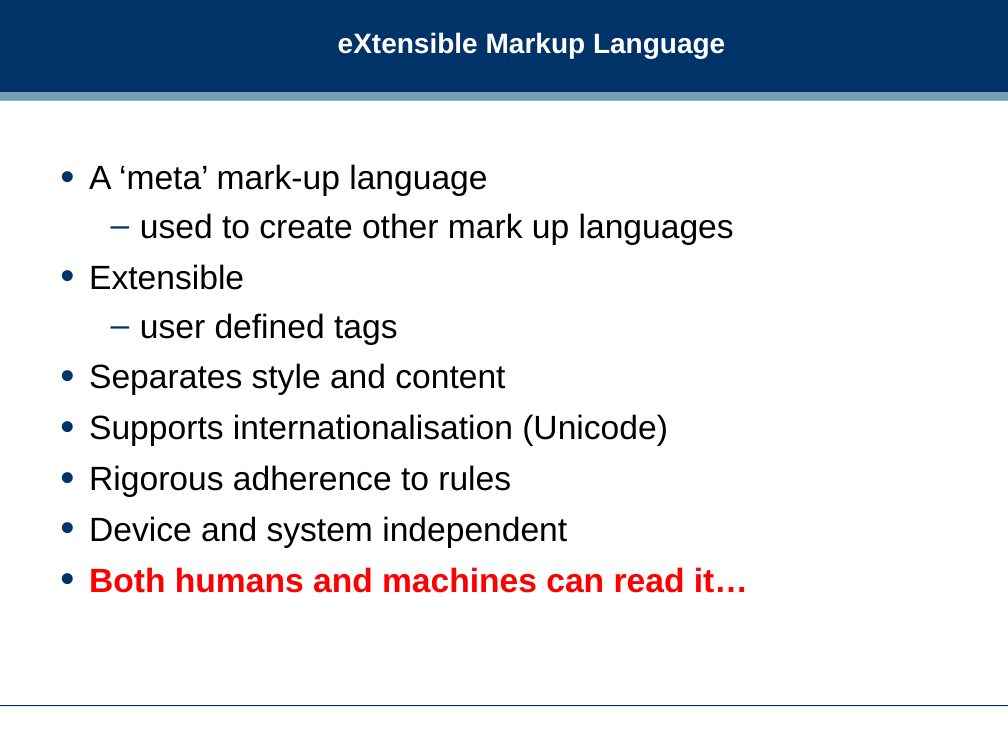
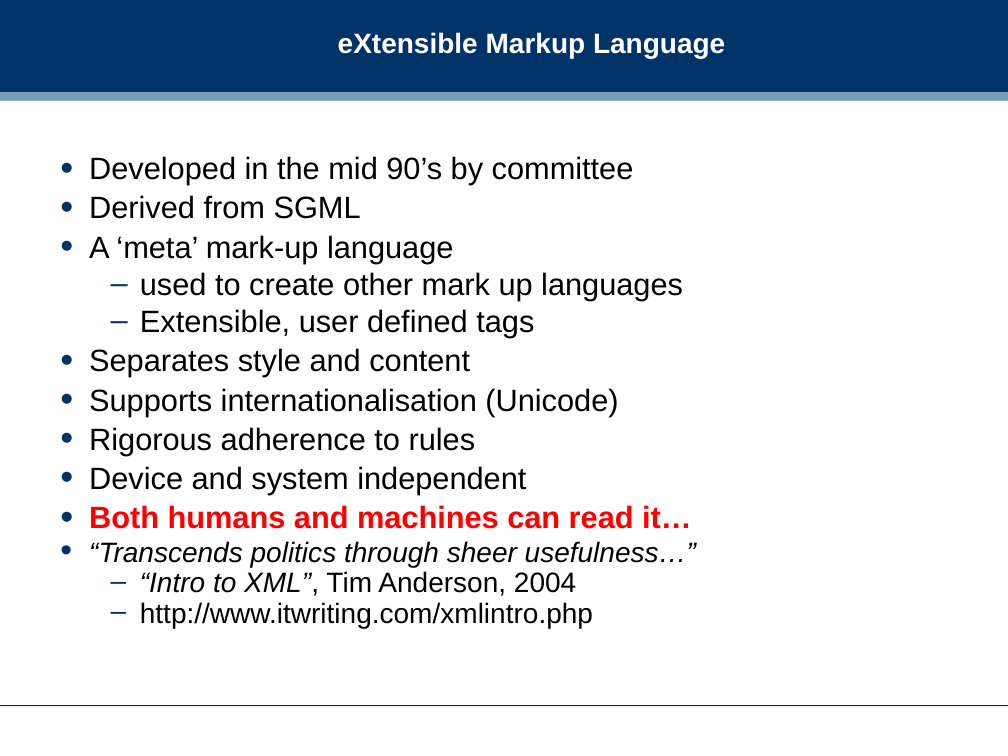
Before and after one commit to dreamind/ix, a slide deck: slide 7 of lectures/representing-data/xml.ppt (slide 6 before the commit). Drawn at 1008x756 pixels with LibreOffice and Linux fonts; fonts in the diff are those of the drawing; background and template pictures are left out. Boxes give left, top, right and bottom in pixels: in the first picture for what was removed or moved away, otherwise in the second. Text is boxed around its words. In the diff, an @@ line names an element or a change of style, - is before the commit and + after.

Commit message:
Update introduction and javascript

```diff
--- a/lectures/representing-data/xml.ppt
+++ b/lectures/representing-data/xml.ppt
@@ text at [89,156,634,219]: paragraphs added @@
+• Developed in the mid 90’s by committee
+• Derived from SGML
@@ text at [89,235,692,529]: size 24 to 22 pt in "A ‘meta’ mark-up language", "used to create other mark up languages", "Separates style and content", "Supports internationalisation (Unicode)" and 3 more places; line spacing 1 to 0.8 @@
@@ text at [140,309,534,338]: text changed; size 24 to 22 pt @@
-• Extensible
-  – user defined tags
+  – Extensible, user defined tags
@@ text at [89,541,696,628]: paragraphs added @@
+• “Transcends politics through sheer usefulness…”
+  – “Intro to XML”, Tim Anderson, 2004
+  – http://www.itwriting.com/xmlintro.php
```
Also in this commit, not shown: 8 other slides changed, 5 slides added, 7 slides removed, 11 other files.
